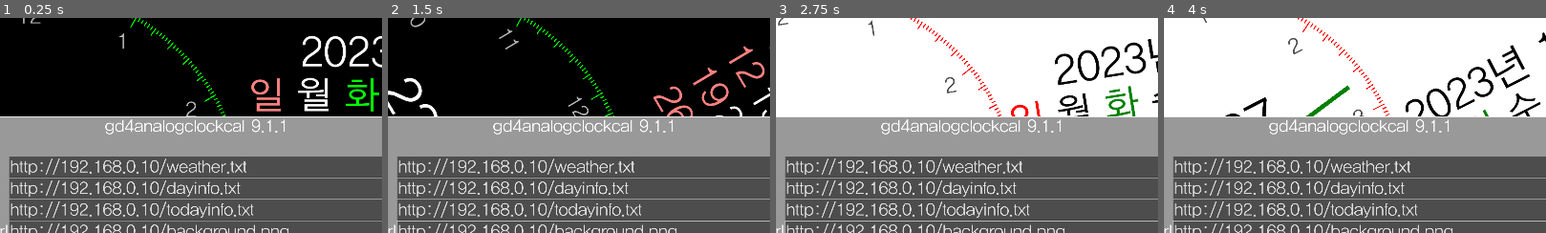
Above: before the commit, frames 1-4 (left to right).
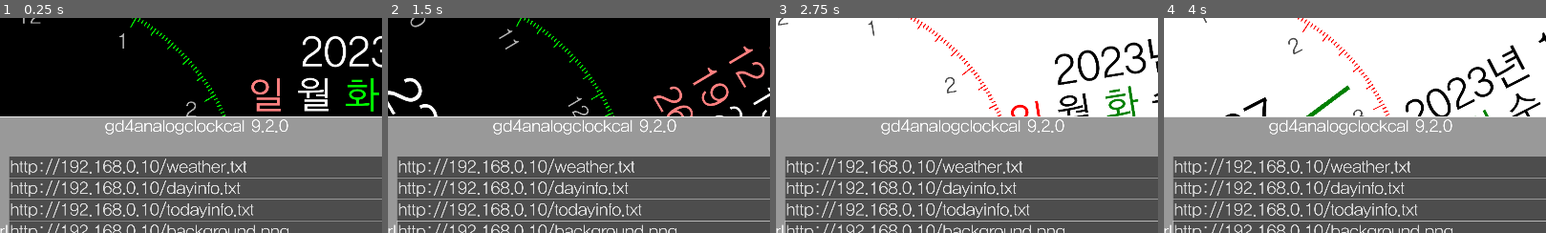
Above: after the commit, the same moments.

Repository: kasworld/gd4analogclockcal
Game: Godot game, scene res://main.tscn
Two runs of this game, one before a commit and one after it. Both use one fixed random seed, a clock stepped at 60 frames per second and the inputs below.
Inputs (mouse positions are % of the whole screen's width and height, from its top left):
- Up to frame 1 (0.25 s): no input
- Up to frame 2 (1.5 s): tap Enter at 0.5, 0.6, 1.35 s; move the mouse to (72, 45) at 0.52 s; click (72, 45) at 0.67 s; move the mouse to (30, 55) at 1.27 s; click (30, 55) at 1.42 s
- Up to frame 3 (2.75 s): move the mouse to (60, 28) at 2.02 s; tap Enter at 2.1 s; click (60, 28) at 2.17 s
- Up to frame 4 (4 s): move the mouse to (45, 70) at 2.77 s; tap Enter at 2.85, 3.6 s; click (45, 70) at 2.92 s; move the mouse to (80, 65) at 3.52 s; click (80, 65) at 3.67 s
The pictures show only the part of the screen within x 24-74%, y 7-57%; the shares and areas given below are measured in that part.

The runs differ from the first frame. In frame 1, 0.1% of the frame differs, in the area x 69-76%, y 47-53%; in frame 2, 0.1%; in frame 3, 0.1%; in frame 4, 0.1%.
Error in both runs: Attempt to call function 'store_line' in base 'null instance' on a null instance. (res://global/config.gd:13)

Commit message:
update analog hands

Diff:
--- a/analog_clock/analog_clock.gd
+++ b/analog_clock/analog_clock.gd
@@ -5,13 +5,13 @@
 # Called when the node enters the scene tree for the first time.
 func init(config :Dictionary, r :float, tz_s :float) -> void:
 	$AnalogDialHour.init(r)
-	var hands_param = {
-		# from, to , width : ratio of clock_R
-		hour1 = [0.5,0.8,0.03],
-		hour2 = [0.55,0.75,0.01],
-		minute = [0.6,0.9,0.02],
-		second = [0.7,1.0,0.01],
-	}
+	var hands_param = [
+		# hands type, color key, from, to , width : ratio of clock_R
+		[AnalogHands.HandType.Hour, "hour1", 0.5,0.8,0.03],
+		[AnalogHands.HandType.Hour, "hour2", 0.55,0.75,0.01],
+		[AnalogHands.HandType.Minute, "minute", 0.6,0.9,0.02],
+		[AnalogHands.HandType.Second, "second", 0.7,1.0,0.01],
+	]
 	$AnalogHands.init(r,tz_s, hands_param, false)
 
 	var co = Global2d.colors.timelabel
--- a/analog_hands/analog_hands.gd
+++ b/analog_hands/analog_hands.gd
@@ -5,15 +5,18 @@
 var clock_R :float
 var tz_shift :float
 
-var hands_param = {
-	# from, to , width : ratio of clock_R
-	hour1 = [-0.2,0.7,0.04],
-	hour2 = [-0.1,0.65,0.01],
-	minute = [-0.3,0.9,0.02],
-	second = [-0.4,1.0,0.01],
-}
+# use for calc hand angle
+enum HandType {Hour, Minute, Second}
+
+var hands_param = [
+	# hands type, color key, from, to , width : ratio of clock_R
+	[HandType.Hour, "hour1", -0.2,0.7,0.04],
+	[HandType.Hour, "hour2", -0.1,0.65,0.01],
+	[HandType.Minute, "minute", -0.3,0.9,0.02],
+	[HandType.Second, "second", -0.4,1.0,0.01],
+]
 var show_center :bool
-func init(r:float, tz_s :float, hp :Dictionary = hands_param, shct :bool = true)->void:
+func init(r:float, tz_s :float, hp :Array = hands_param, shct :bool = true)->void:
 	hands_param = hp
 	show_center = shct
 	clock_R = r
@@ -26,28 +29,34 @@
 func _process(delta: float) -> void:
 	queue_redraw()
 
-var old_time_dict = {"second":0} # datetime dict
-func _draw() -> void:
-	var ms = Time.get_unix_time_from_system()
+func get_rad_for_hand(ms :float, hd :HandType)->float:
+	#var ms = Time.get_unix_time_from_system()
 	var second = ms - int(ms/60)*60
 	ms = ms / 60
 	var minute = ms - int(ms/60)*60
 	ms = ms / 60
 	var hour = ms - int(ms/24)*24 + tz_shift
-	var hands_rot = {
-		second = second2rad(second),
-		minute = minute2rad(minute),
-		hour1 = hour2rad(hour),
-		hour2 = hour2rad(hour),
-	}
-	for k in hands_param:
-		var w = hands_param[k][2]
-		var from = hands_param[k][0]
-		var to = hands_param[k][1]
-		var rad = -hands_rot[k] +PI
+	match hd:
+		HandType.Hour:
+			return hour2rad(hour)
+		HandType.Minute:
+			return minute2rad(minute)
+		HandType.Second:
+			return second2rad(second)
+	return 0
+
+var old_time_dict = {"second":0} # datetime dict
+func _draw() -> void:
+	var ms = Time.get_unix_time_from_system()
+	for v in hands_param:
+		var w = v[4]
+		var from = v[2]
+		var to = v[3]
+		var rad = -get_rad_for_hand(ms, v[0]) +PI
 		var p1 = make_pos_by_rad_r(rad, from*clock_R)
 		var p2 = make_pos_by_rad_r(rad, to*clock_R)
-		draw_line(p1,p2,Global2d.colors[k] ,w*clock_R  )
+		var co = Global2d.colors[v[1]]
+		draw_line(p1,p2,co ,w*clock_R  )
 
 	if show_center:
 		draw_circle(Vector2(0,0), clock_R/25, Global2d.colors.center_circle1)
--- a/main.gd
+++ b/main.gd
@@ -12,7 +12,7 @@
 	"background_url",
 	]
 var config = {
-	"version" : "gd4analogclockcal 9.1.1",
+	"version" : "gd4analogclockcal 9.2.0",
 	"weather_url" : "http://192.168.0.10/weather.txt",
 	"dayinfo_url" : "http://192.168.0.10/dayinfo.txt",
 	"todayinfo_url" : "http://192.168.0.10/todayinfo.txt",
